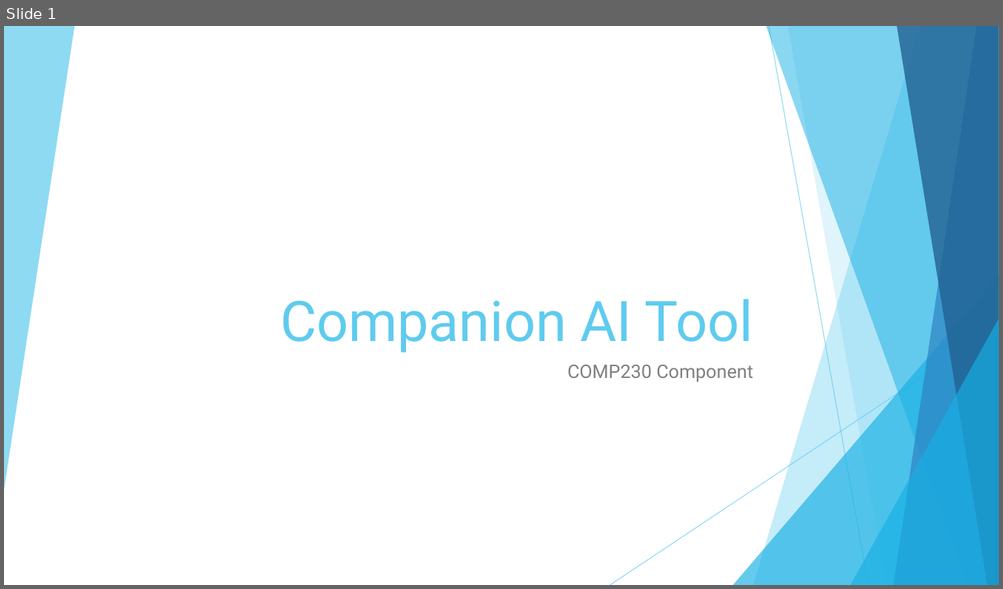
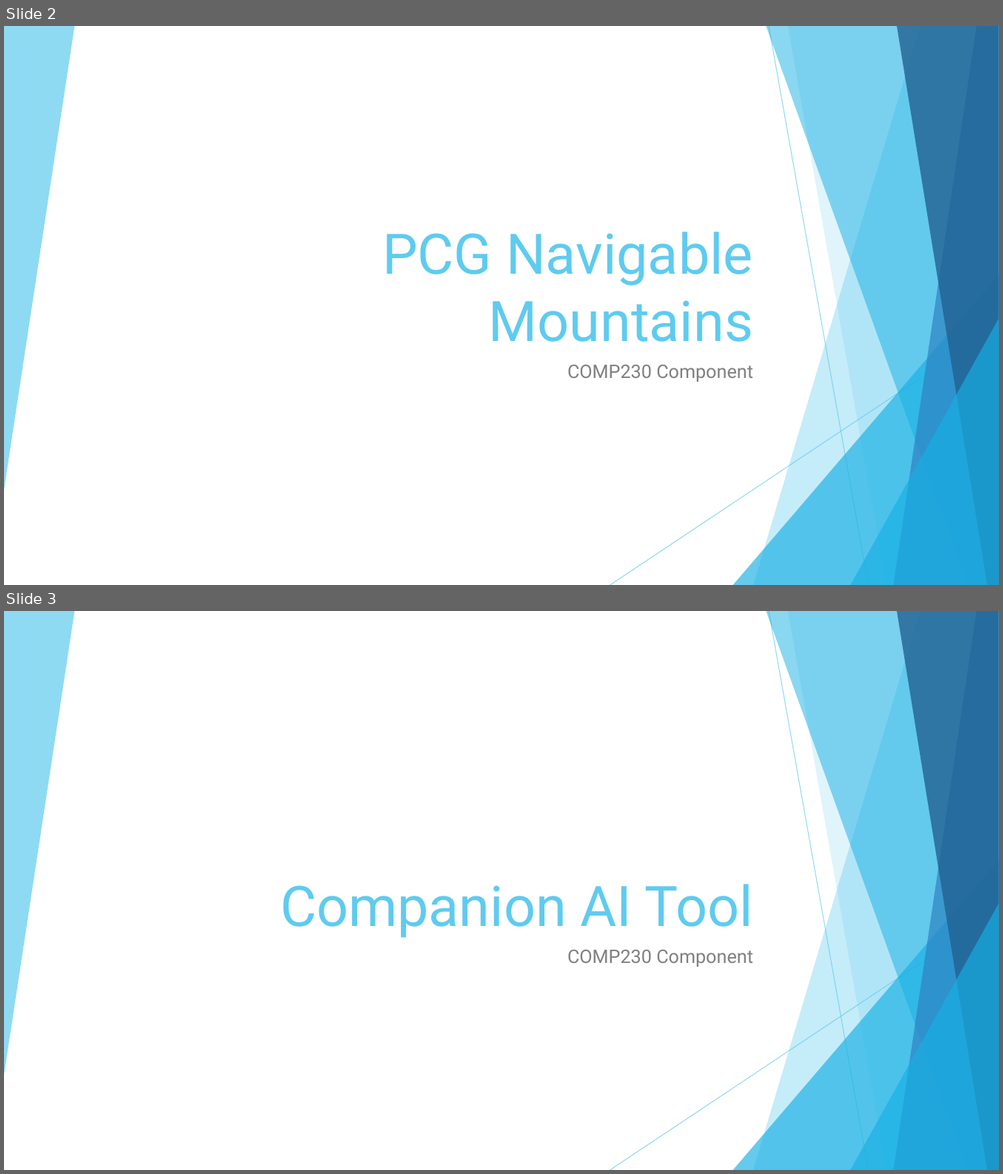
Before and after one commit to MaddieK19/comp230-pre-production, a slide deck: Proposal/Slides.pptx. Shown one above the other, each under a label of ours: slide 1 before the commit, slides 2 and 3 after it. The pictures are 1003x589 and 1003x1174 pixels, drawn with LibreOffice and Linux fonts; fonts in the diff are those of the drawing. Boxes give left, top, right and bottom in pixels: in the first picture for what was removed or moved away, otherwise in the second. Text is boxed around its words. In the diff, an @@ line names an element or a change of style, - is before the commit and + after.

```diff
--- a/Proposal/Slides.pptx
+++ b/Proposal/Slides.pptx
@@ slide 2 added at (4,26,999,585), background #FFFFFF; not listed: 10 template elements that a slide beside it also shows @@
@@ title added at (382,232,753,342), 54 pt, text #5FCBEF @@
+PCG Navigable Mountains
@@ subtitle added at (567,365,753,382), 18 pt, text #808080 @@
+COMP230 Component
@@ what was slide 1 is now slide 3 @@
```
Also in this commit, not shown: 4 other slides added, 2 other files.
